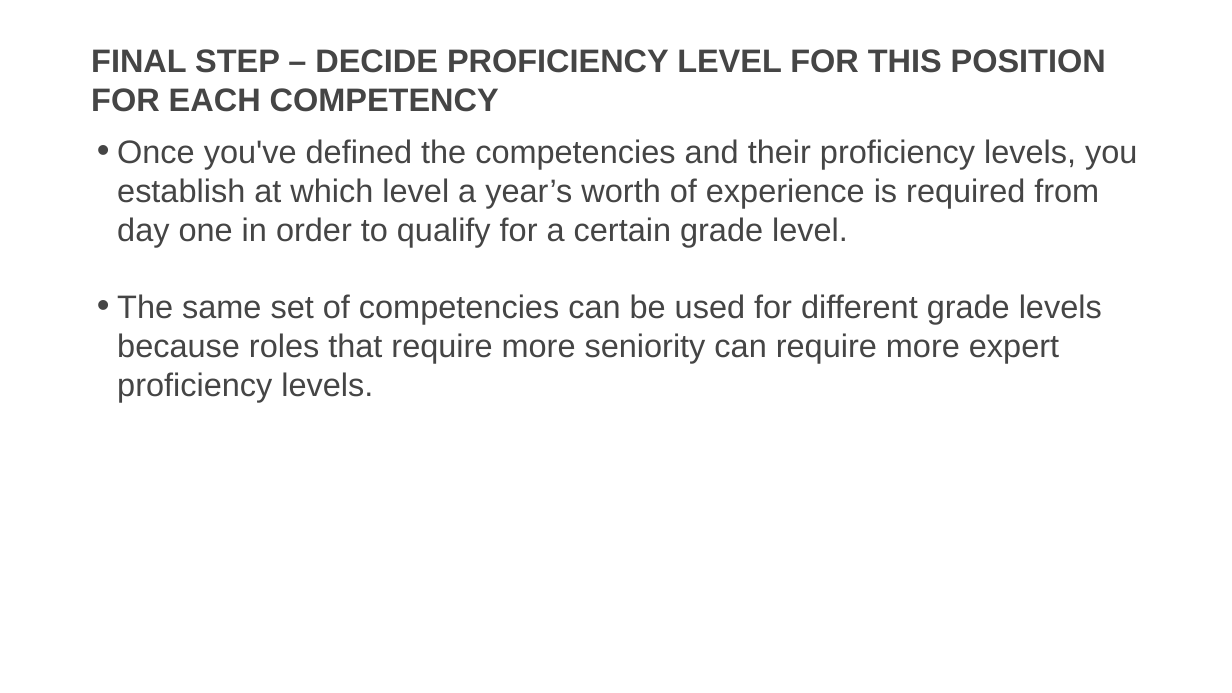
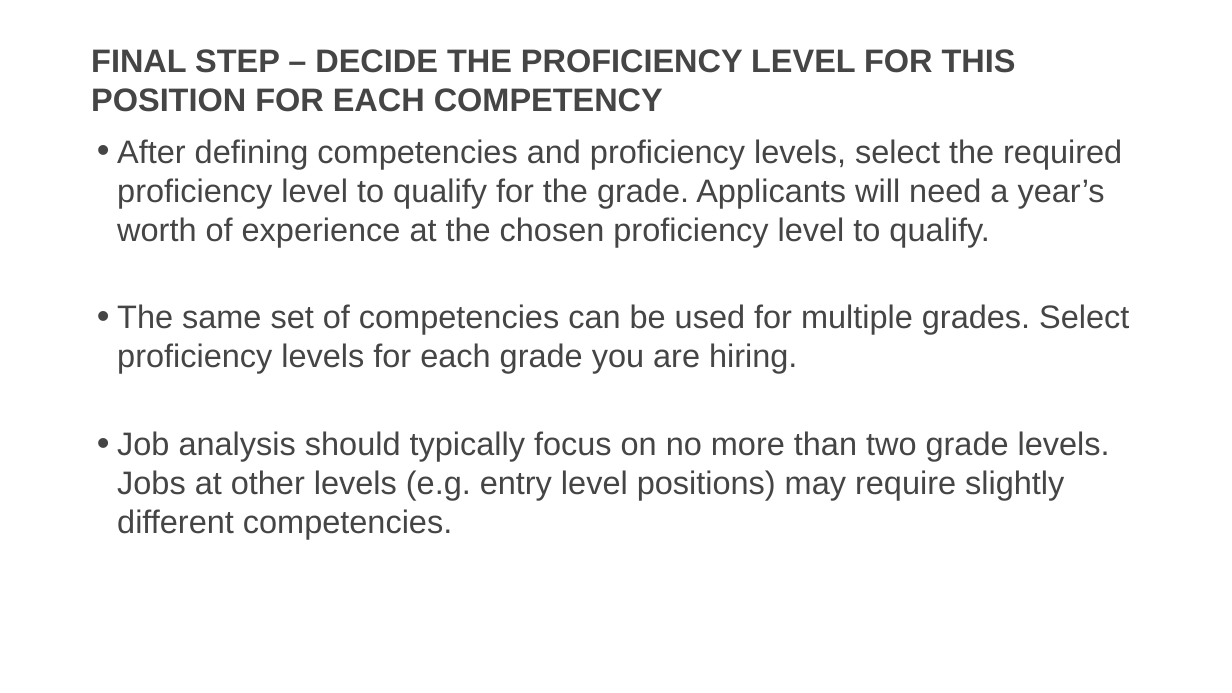
Before and after one commit to usds/SME-QA-Website, a slide deck: slide 18 of toolkit/job-analysis/job-analysis-presentation.pptx (slide 16 before the commit). Drawn at 1232x693 pixels with LibreOffice and Linux fonts; fonts in the diff are those of the drawing. Boxes give left, top, right and bottom in pixels: in the first picture for what was removed or moved away, otherwise in the second. Text is boxed around its words. In the diff, an @@ line names an element or a change of style, - is before the commit and + after.

```diff
--- a/toolkit/job-analysis/job-analysis-presentation.pptx
+++ b/toolkit/job-analysis/job-analysis-presentation.pptx
@@ title at box(91, 49, 1016, 112): text changed @@
-FINAL STEP – DECIDE PROFICIENCY LEVEL FOR THIS POSITION FOR EACH COMPETENCY
+FINAL STEP – DECIDE THE PROFICIENCY LEVEL FOR THIS POSITION FOR EACH COMPETENCY
@@ text at box(117, 139, 1129, 539): text changed @@
-• Once you've defined the competencies and their proficiency levels, you establish at which level a year’s worth of experience is required from day one in order to qualify for a certain grade level.
-• The same set of competencies can be used for different grade levels because roles that require more seniority can require more expert proficiency levels.
+• After defining competencies and proficiency levels, select the required proficiency level to qualify for the grade. Applicants will need a year’s worth of experience at the chosen proficiency level to qualify.
+• The same set of competencies can be used for multiple grades. Select proficiency levels for each grade you are hiring.
+• Job analysis should typically focus on no more than two grade levels. Jobs at other levels (e.g. entry level positions) may require slightly different competencies.
```
Also in this commit, not shown: 14 other slides changed, 5 slides added, 1 slide removed, 2 other files.
